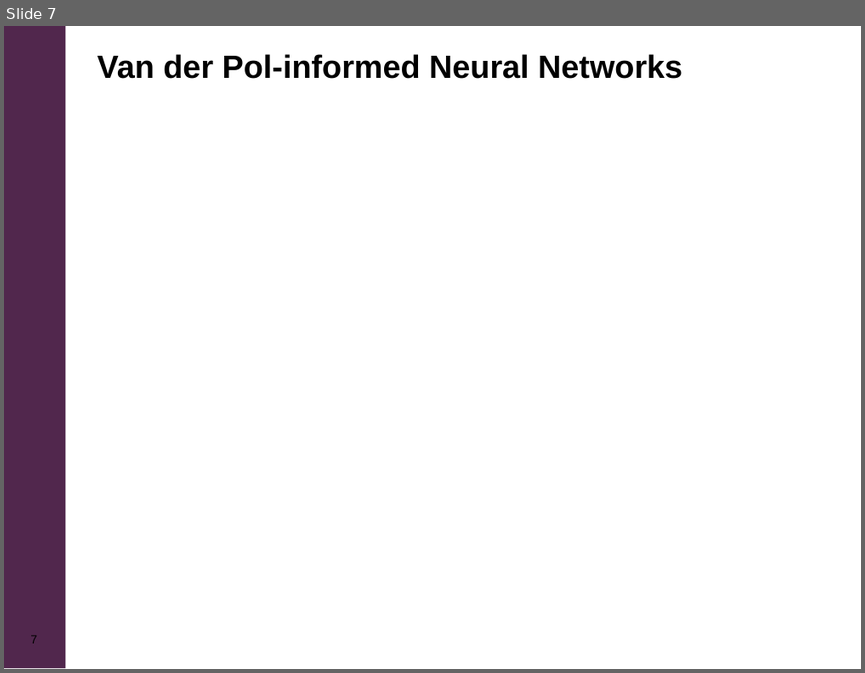
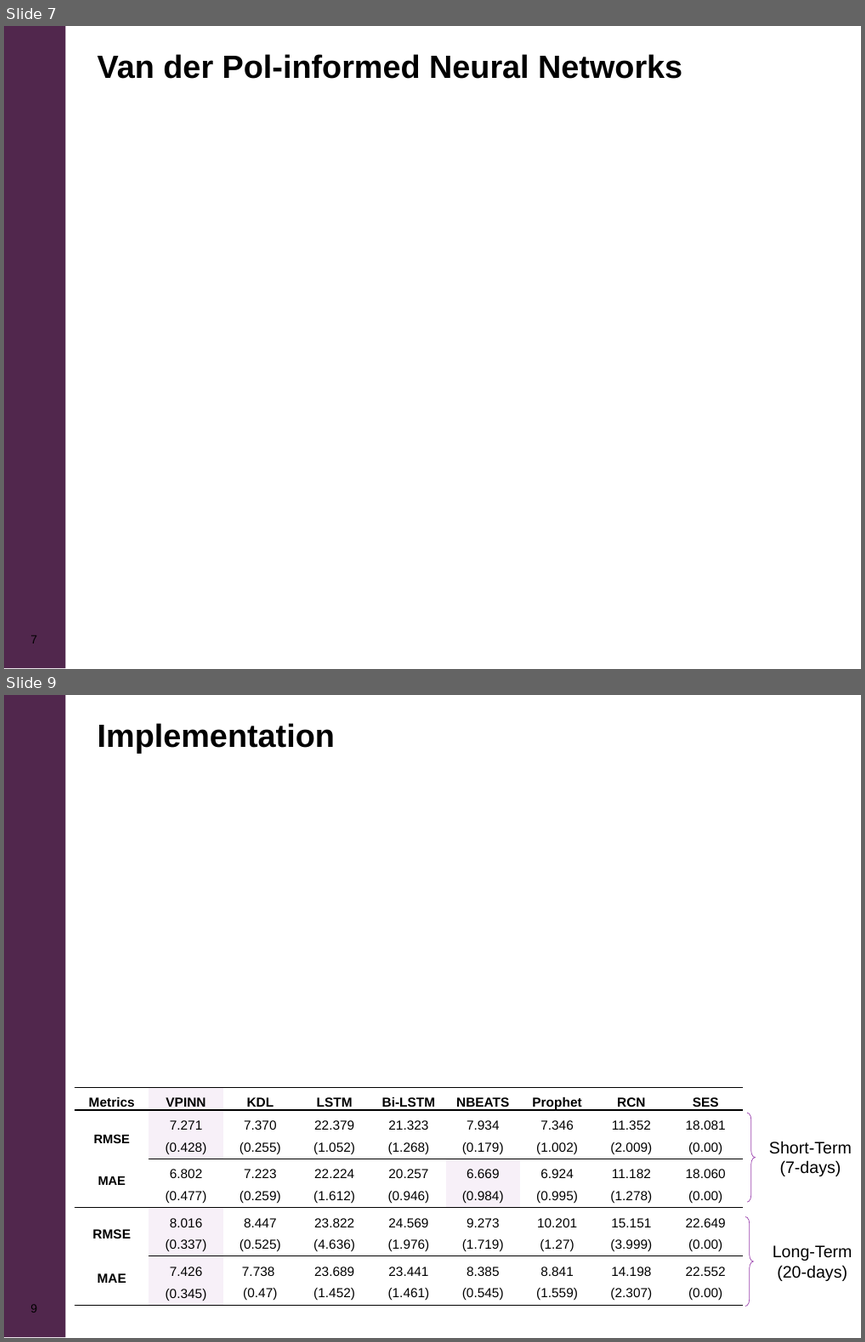
Before and after one commit to Anurag-Dutta/IET_Talk, a slide deck: ppt/ppt.ppt. Shown one above the other, each under a label of ours: slide 7 before the commit, slides 7 and 9 after it; the slides between them are not shown. The pictures are 865x673 and 865x1342 pixels, drawn with LibreOffice and Linux fonts; fonts in the diff are those of the drawing; grey boxes stand for pictures; background and template pictures are left out. Boxes give left, top, right and bottom in pixels: in the first picture for what was removed or moved away, otherwise in the second. Text is boxed around its words. In the diff, an @@ line names an element or a change of style, - is before the commit and + after.

```diff
--- a/ppt/ppt.ppt
+++ b/ppt/ppt.ppt
@@ slide 9 added at (4,695,861,1338), background #FFFFFF; not listed: 1 template element that a slide beside it also shows @@
@@ rounded rectangle added at (73,706,852,767), fill #FFFFFF @@
@@ text added at (98,723,335,753), 27 pt, text #000000, bold @@
+Implementation
@@ table added at (75,1088,745,1313), 5 rows, 9 columns @@
+Metrics | VPINN | KDL | LSTM | Bi-LSTM | NBEATS | Prophet | RCN | SES
+RMSE / MAE | 7.271 (0.428) | 7.370 (0.255) | 22.379 (1.052) | 21.323 (1.268) | 7.934 (0.179) | 7.346 (1.002) | 11.352 (2.009) | 18.081 (0.00)
+ | 6.802 (0.477) | 7.223 (0.259) | 22.224 (1.612) | 20.257 (0.946) | 6.669 (0.984) | 6.924 (0.995) | 11.182 (1.278) | 18.060 (0.00)
+RMSE / MAE | 8.016 (0.337) | 8.447 (0.525) | 23.822 (4.636) | 24.569 (1.976) | 9.273 (1.719) | 10.201 (1.27) | 15.151 (3.999) | 22.649 (0.00)
+ | 7.426 (0.345) | 7.738 / (0.47) | 23.689 (1.452) | 23.441 (1.461) | 8.385 (0.545) | 8.841 (1.559) | 14.198 (2.307) | 22.552 (0.00)
@@ right brace added at (747,1112,755,1202), outline #9C45AF 0.5 pt @@
@@ text added at (769,1140,851,1176), 14 pt, text #000000 @@
+Short-Term
+(7-days)
@@ right brace added at (745,1217,753,1306), outline #9C45AF 0.5 pt @@
@@ text added at (772,1245,852,1281), 14 pt, text #000000 @@
+Long-Term
+(20-days)
@@ page number added at (30,1304,37,1312), 10 pt, text #000000 @@
+9
```
Also in this commit, not shown: 1 slide changed, 3 other slides added, 1 slide removed.
